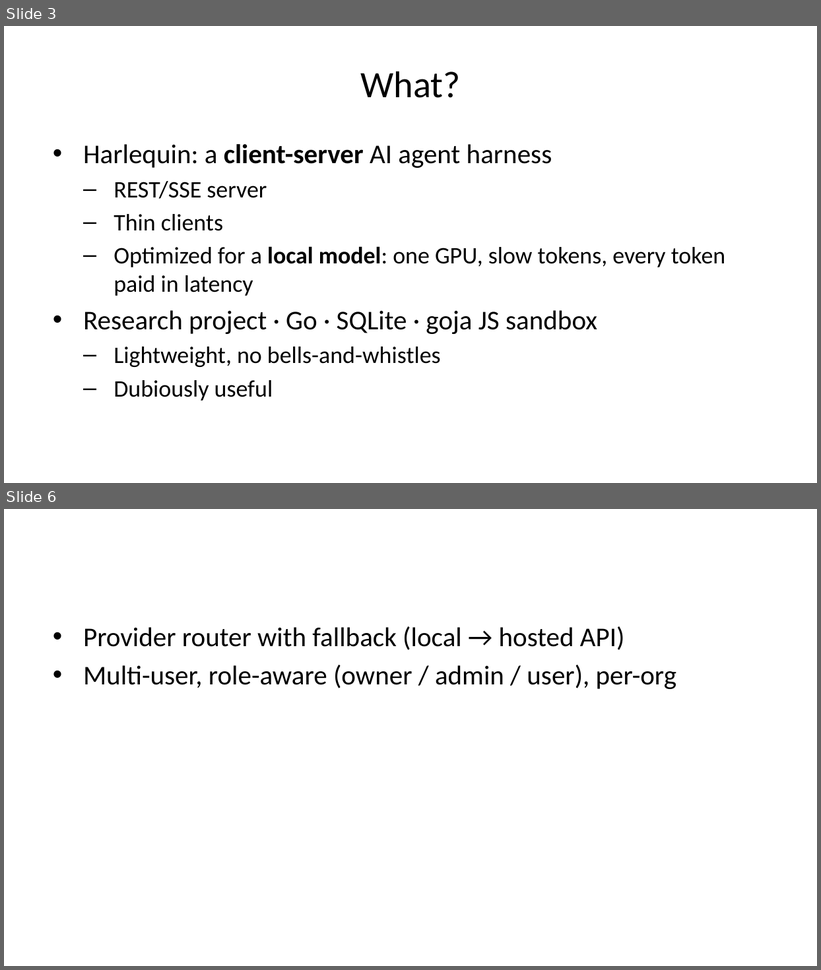
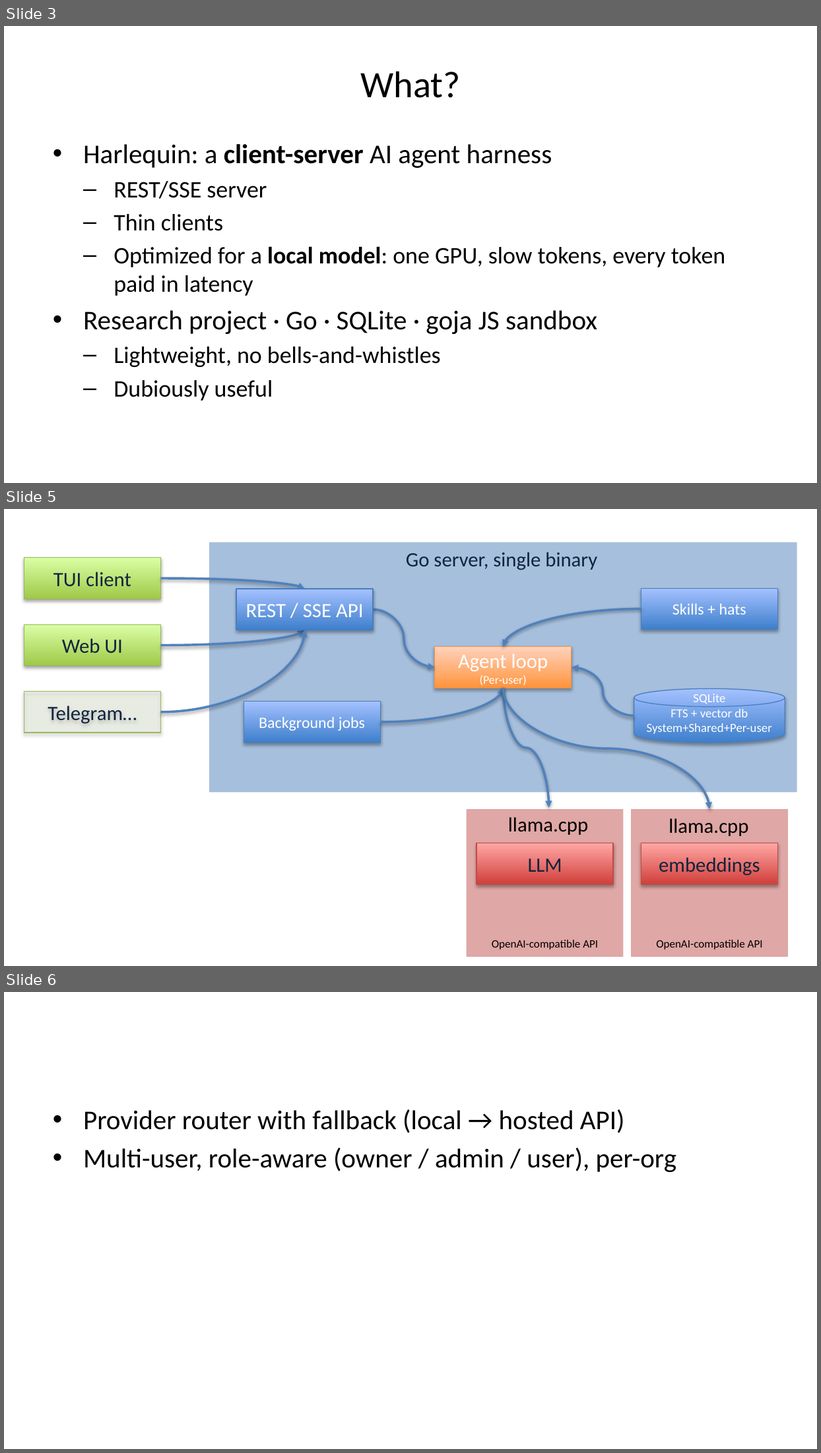
Before and after one commit to ivoras/harlequin, a slide deck: docs/croai2026/slides-pptx.pptx. Shown one above the other, each under a label of ours: slides 3 and 6 before the commit, slides 3, 5 and 6 after it; the slides between them are not shown. The pictures are 821x970 and 821x1453 pixels, drawn with LibreOffice and Linux fonts; fonts in the diff are those of the drawing. Boxes give left, top, right and bottom in pixels: in the first picture for what was removed or moved away, otherwise in the second. Text is boxed around its words. In the diff, an @@ line names an element or a change of style, - is before the commit and + after.

```diff
--- a/docs/croai2026/slides-pptx.pptx
+++ b/docs/croai2026/slides-pptx.pptx
@@ slide 5 added at (4,509,817,966), background #FFFFFF @@
@@ rectangle added at (209,543,797,793), fill #4F81BD at 50% opacity @@
@@ rectangle added at (24,558,161,599), fill gradient #A0CA4A to #DAFFA5, outline #98B955 0.75 pt, 18 pt, text #0F243E @@
+TUI client
@@ text added at (406,552,597,570), 18 pt, text #0F243E @@
+Go server, single binary
@@ curved arrow added from (161, 578) to (305, 589), #4F81BD 2 pt @@
@@ rectangle added at (236,589,373,630), fill gradient #3F80CE to #A4C4FF, outline #4B7EBC 0.75 pt, 18 pt, text #FFFFFF @@
+REST / SSE API
@@ rectangle added at (642,589,778,630), fill gradient #3F80CE to #A4C4FF, outline #4B7EBC 0.75 pt, 14 pt, text #FFFFFF @@
+Skills + hats
@@ rectangle added at (24,625,161,666), fill gradient #A0CA4A to #DAFFA5, outline #98B955 0.75 pt, 18 pt, text #0F243E @@
+Web UI
@@ curved arrow added from (373, 610) to (435, 667), #4F81BD 2 pt @@
@@ curved arrow added from (642, 609) to (503, 646), #4F81BD 2 pt @@
@@ curved arrow added from (161, 646) to (305, 630), #4F81BD 2 pt @@
@@ curved arrow added from (161, 712) to (305, 630), #4F81BD 2 pt @@
@@ rectangle added at (435,646,572,688), fill gradient #FF953E to #FFD2BD, outline #F69240 0.75 pt, 10.5 pt, text #FFFFFF @@
+Agent loop
+(Per-user)
@@ curved arrow added from (634, 716) to (572, 667), #4F81BD 2 pt @@
@@ rectangle added at (24,692,161,733), fill #D7E4BD at 21% opacity, outline #98B955 0.75 pt, 18 pt, text #0F243E @@
+Telegram…
@@ rectangle added at (244,702,380,743), fill gradient #3F80CE to #A4C4FF, outline #4B7EBC 0.75 pt, 14 pt, text #FFFFFF @@
+Background jobs
@@ curved arrow added from (380, 722) to (503, 688), #4F81BD 2 pt @@
@@ curved arrow added from (503, 688) to (548, 808), #4F81BD 2 pt @@
@@ curved arrow added from (503, 688) to (710, 809), #4F81BD 2 pt @@
@@ cylinder added at (634,689,785,743), fill gradient #3F80CE to #A4C4FF, outline #4B7EBC 0.75 pt, 11 pt, text #FFFFFF @@
+SQLite
+FTS + vector db
+System+Shared+Per-user
@@ rectangle added at (467,809,624,957), fill #C0504D at 50% opacity @@
@@ text added at (508,817,588,835), 18 pt, text #000000 @@
+llama.cpp
@@ rectangle added at (631,809,788,957), fill #C0504D at 50% opacity @@
@@ text added at (669,819,748,836), 18 pt, text #000000 @@
+llama.cpp
@@ rectangle added at (477,843,613,885), fill gradient #D1403C to #FFA6A5, outline #BF4C48 0.75 pt, 18 pt, text #0F243E @@
+LLM
@@ rectangle added at (642,843,778,885), fill gradient #D1403C to #FFA6A5, outline #BF4C48 0.75 pt, 18 pt, text #0F243E @@
+embeddings
@@ text added at (492,940,598,950), 10 pt, text #000000 @@
+OpenAI-compatible API
@@ text added at (656,940,763,950), 10 pt, text #000000 @@
+OpenAI-compatible API
```
Also in this commit, not shown: 7 slides changed, 1 slide removed, 1 other file.
